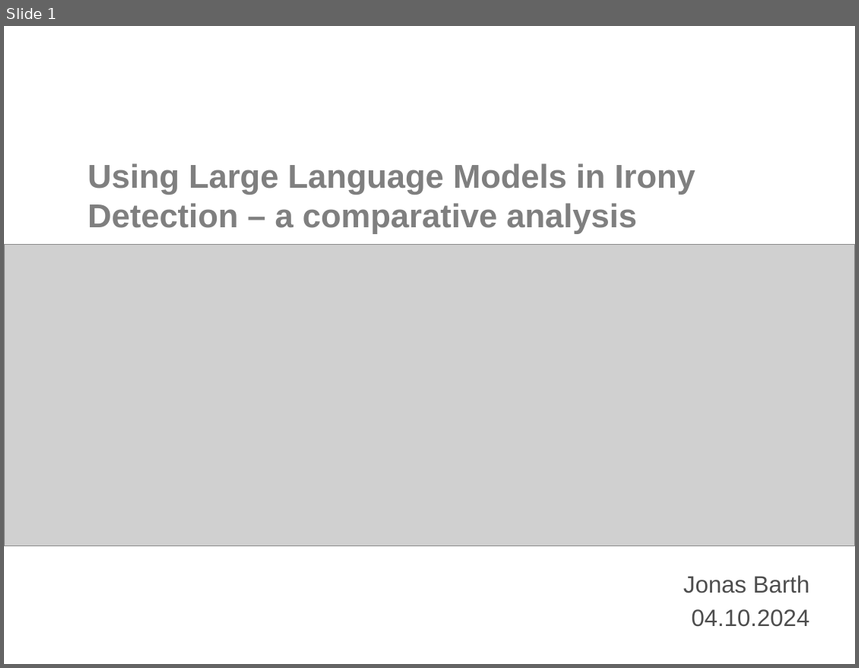
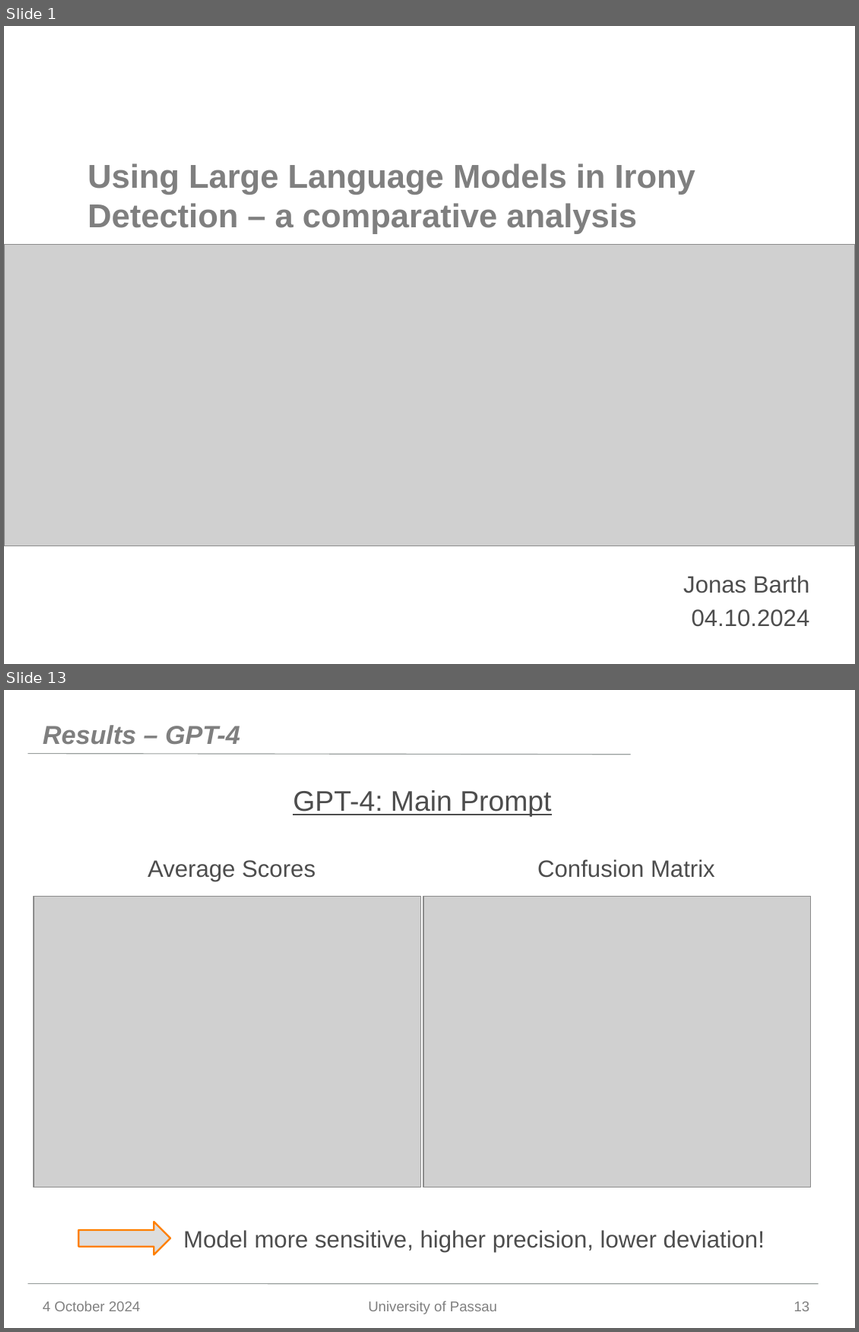
Before and after one commit to Jonas-Barth/bachelor, a slide deck: Writing/Präsentation.pptx. Shown one above the other, each under a label of ours: slide 1 before the commit, slides 1 and 13 after it; the slides between them are not shown. The pictures are 859x668 and 859x1332 pixels, drawn with LibreOffice and Linux fonts; fonts in the diff are those of the drawing; grey boxes stand for pictures; background and template pictures are left out. Boxes give left, top, right and bottom in pixels: in the first picture for what was removed or moved away, otherwise in the second. Text is boxed around its words. In the diff, an @@ line names an element or a change of style, - is before the commit and + after.

```diff
--- a/Writing/Präsentation.pptx
+++ b/Writing/Präsentation.pptx
@@ slide 13 added at box(4, 690, 855, 1328), background #FFFFFF @@
@@ title added at box(43, 725, 240, 745), 22 pt, text #7F7F7F, bold, italic @@
+Results – GPT-4
@@ line added from (28, 754) to (630, 755), #999F9E 0.75 pt @@
@@ text added at box(293, 790, 551, 817), 24 pt, text #4D4D4D, underline @@
+GPT-4: Main Prompt
@@ text added at box(148, 860, 316, 882), 20 pt, text #4D4D4D @@
+Average Scores
@@ text added at box(538, 859, 715, 878), 20 pt, text #4D4D4D @@
+Confusion Matrix
@@ picture added at box(34, 897, 421, 1187) @@
@@ picture added at box(424, 897, 811, 1187) @@
@@ left arrow added at box(79, 1222, 171, 1255), fill #DDDDDD, outline #FF7F00 1.5 pt @@
@@ text added at box(183, 1230, 765, 1252), 20 pt, text #4D4D4D @@
+Model more sensitive, higher precision, lower deviation!
@@ line added from (28, 1284) to (819, 1284), #999F9E 0.75 pt @@
@@ text added at box(43, 1301, 140, 1312), 12 pt, text #7F7F7F @@
+4 October 2024
@@ text added at box(368, 1301, 497, 1315), 12 pt, text #7F7F7F @@
+University of Passau
@@ page number added at box(794, 1302, 810, 1312), 12 pt, text #7F7F7F @@
+13
```
Also in this commit, not shown: 8 slides changed, 11 other slides added, 2 slides removed.
